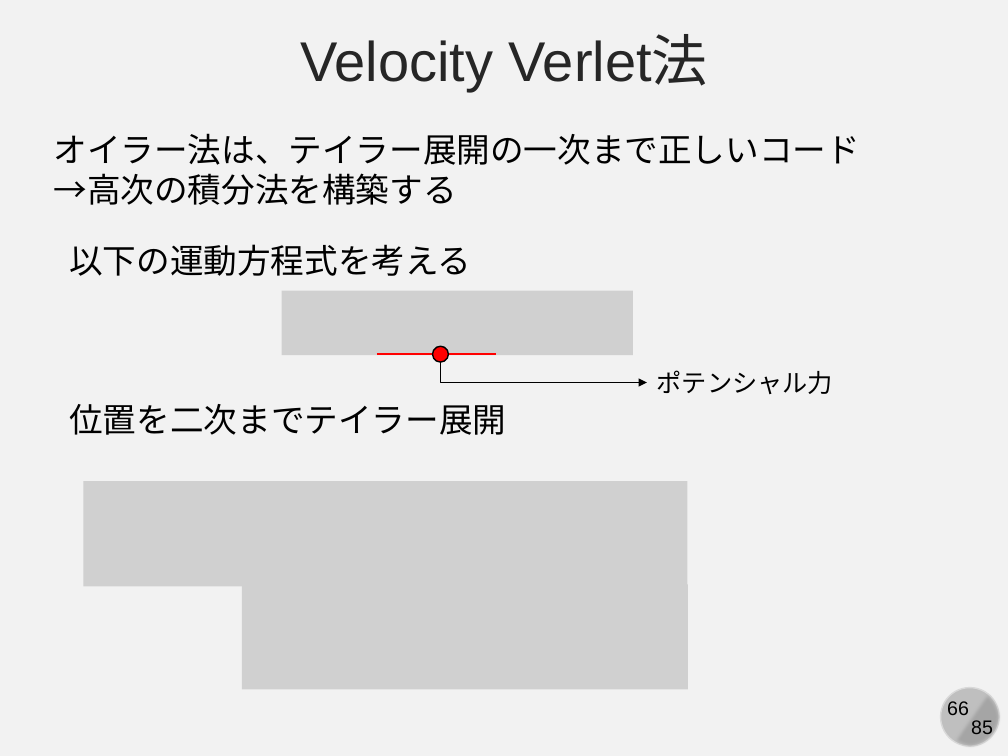
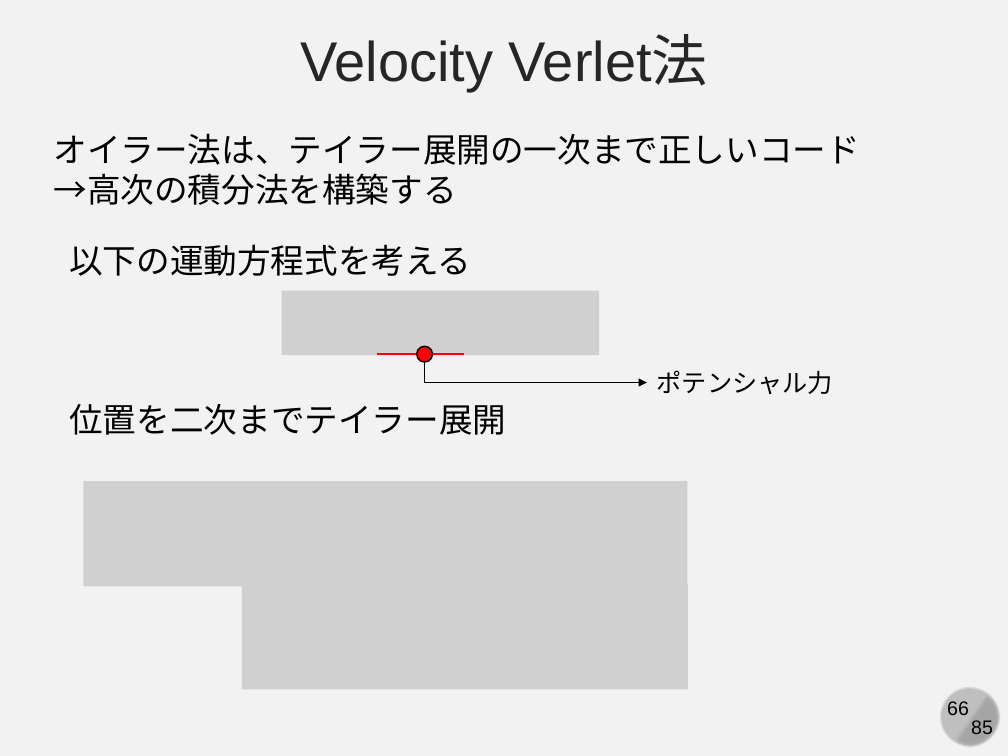
Before and after one commit to kaityo256/simulation_engineering, a slide deck: slide 66 of 05_md_basic/simulation05.pptx. Drawn at 1008x756 pixels with LibreOffice and Linux fonts; fonts in the diff are those of the drawing; grey boxes stand for pictures. Boxes give left, top, right and bottom in pixels: in the first picture for what was removed or moved away, otherwise in the second. Text is boxed around its words. In the diff, an @@ line names an element or a change of style, - is before the commit and + after.

Commit message:
updates

```diff
--- a/05_md_basic/simulation05.pptx
+++ b/05_md_basic/simulation05.pptx
@@ picture: place and size @@
-picture at [282, 290, 634, 355]
+picture at [282, 290, 600, 355]
@@ line moved from (377, 354) - (496, 354) to (377, 354) - (465, 354) @@
@@ ellipse: place and size @@
-ellipse at [432, 347, 449, 363]
+ellipse at [416, 347, 432, 363]
@@ elbow arrow moved from (440, 362) - (647, 382) to (424, 362) - (647, 382) @@
```
